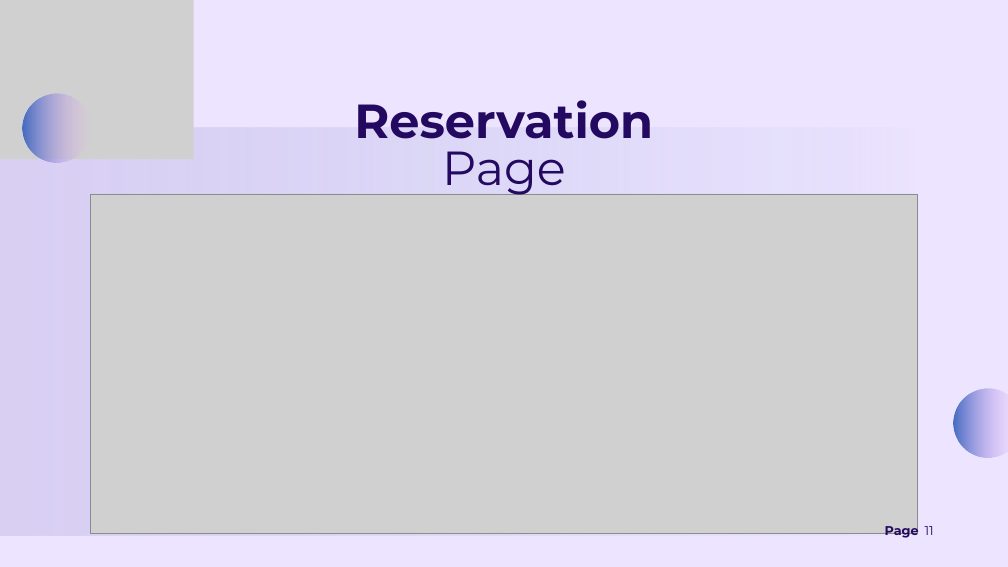
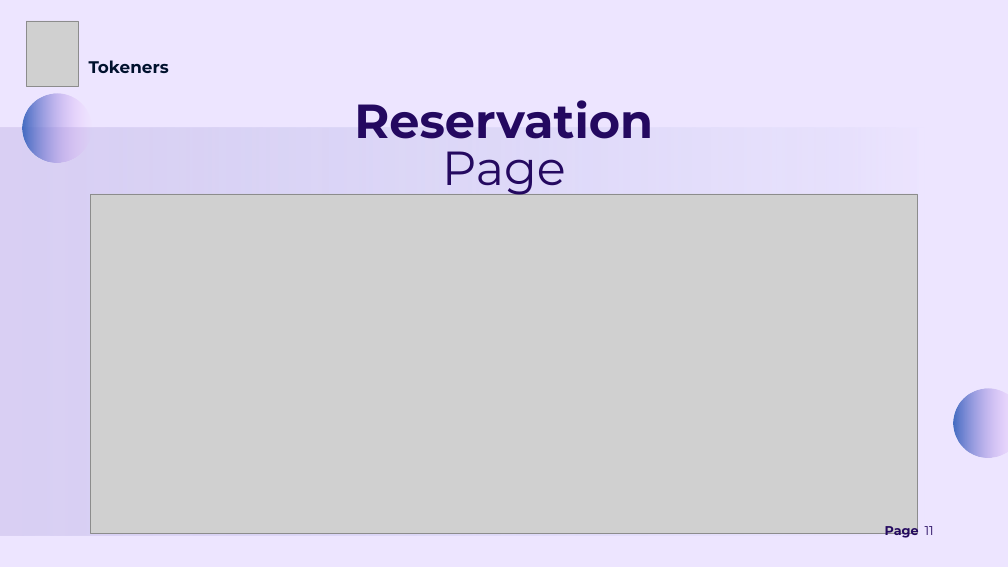
Before and after one commit to AhmedK3019/Zarf-Token, a slide deck: slide 11 of Zarf Token Presentation.pptx. Drawn at 1008x567 pixels with LibreOffice and Linux fonts; fonts in the diff are those of the drawing; grey boxes stand for pictures. Boxes give left, top, right and bottom in pixels: in the first picture for what was removed or moved away, otherwise in the second. Text is boxed around its words. In the diff, an @@ line names an element or a change of style, - is before the commit and + after.

```diff
--- a/Zarf Token Presentation.pptx
+++ b/Zarf Token Presentation.pptx
@@ picture removed at bbox=[0, 0, 194, 159] @@
@@ picture added at bbox=[26, 21, 78, 87] @@
@@ text added at bbox=[89, 60, 169, 73], 24 pt, text #00112D, bold @@
+Tokeners
```
Also in this commit, not shown: 11 other slides changed.
